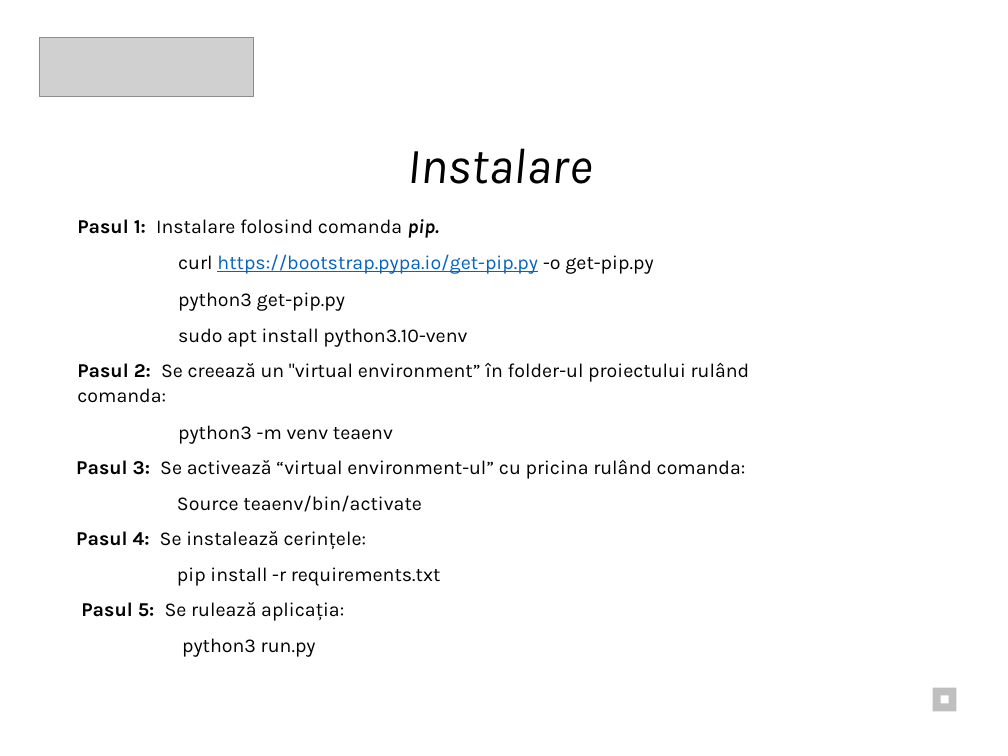
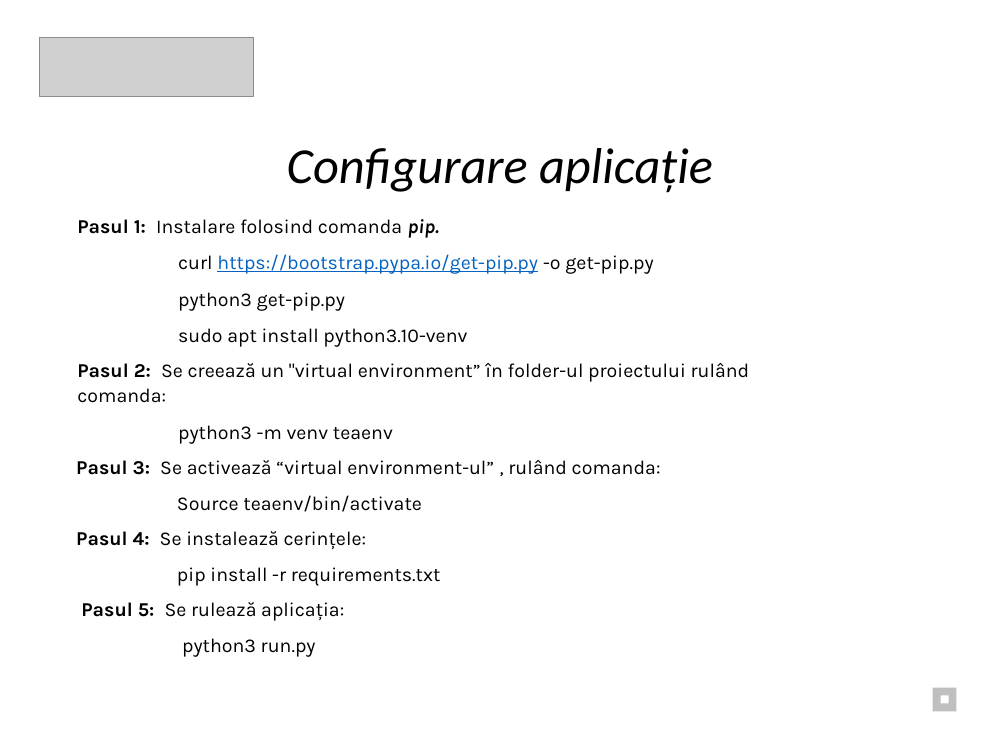
Before and after one commit to Eduard2609/TeaPython_ISW, a slide deck: slide 10 of Documentatie/Documentație_ PPT.pptx. Drawn at 1008x756 pixels with LibreOffice and Linux fonts; fonts in the diff are those of the drawing; grey boxes stand for pictures. Boxes give left, top, right and bottom in pixels: in the first picture for what was removed or moved away, otherwise in the second. Text is boxed around its words. In the diff, an @@ line names an element or a change of style, - is before the commit and + after.

```diff
--- a/Documentatie/Documentație_ PPT.pptx
+++ b/Documentatie/Documentație_ PPT.pptx
@@ text at <box>287,148,713,193</box>: text changed; font Karla to Calibri @@
-Instalare
+Configurare aplicație
@@ text at <box>76,460,661,475</box>: text changed @@
-Pasul 3: Se activează “virtual environment-ul” cu pricina rulând comanda:
+Pasul 3: Se activează “virtual environment-ul” , rulând comanda:
```
Also in this commit, not shown: 6 other slides changed.
